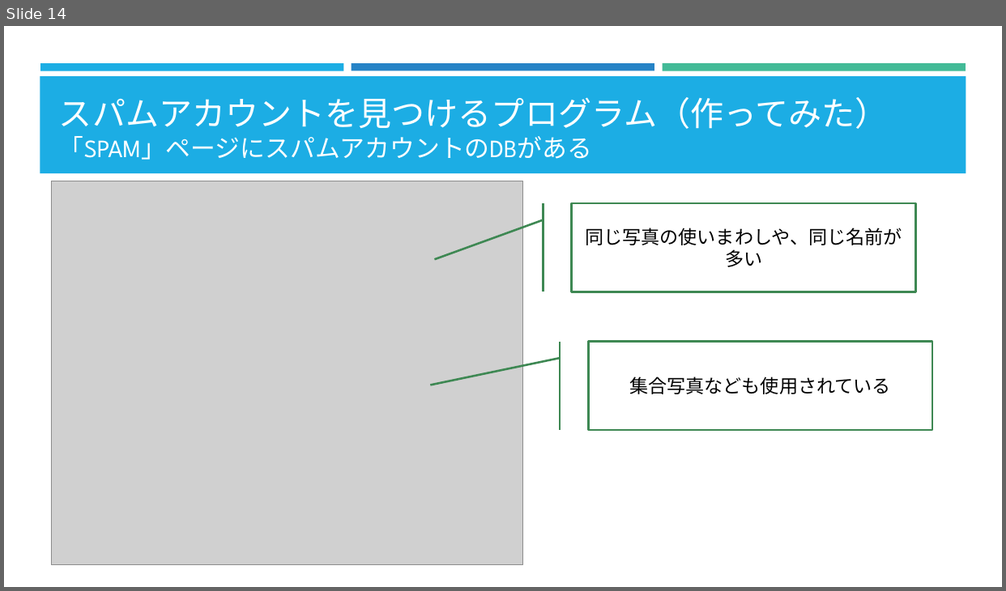
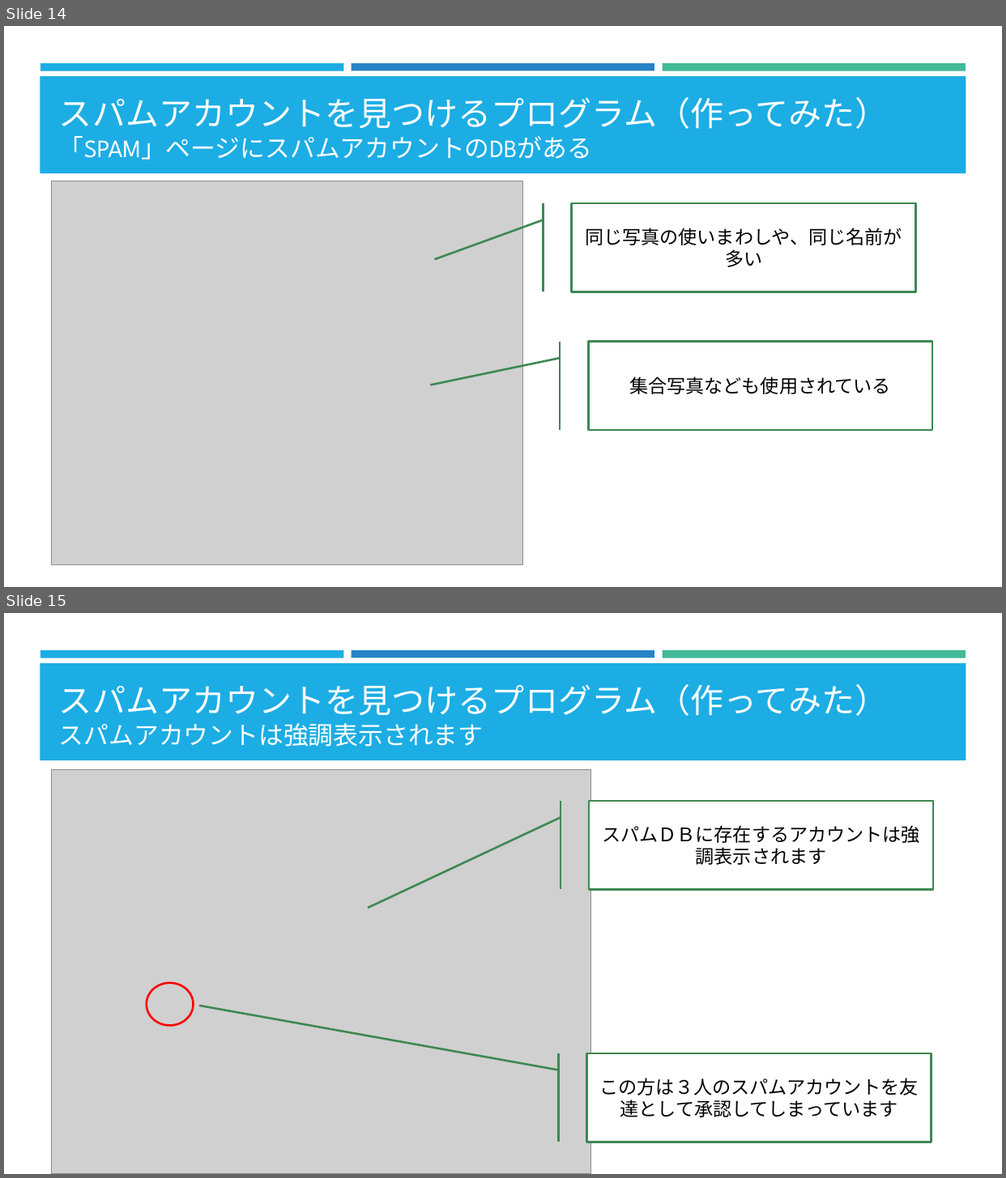
Before and after one commit to furuya02/secpolo, a slide deck: doc/secpolo2013.07.20.pptx. Shown one above the other, each under a label of ours: slide 14 before the commit, slides 14 and 15 after it. The pictures are 1006x591 and 1006x1178 pixels, drawn with LibreOffice and Linux fonts; fonts in the diff are those of the drawing; grey boxes stand for pictures. Boxes give left, top, right and bottom in pixels: in the first picture for what was removed or moved away, otherwise in the second. Text is boxed around its words. In the diff, an @@ line names an element or a change of style, - is before the commit and + after.

```diff
--- a/doc/secpolo2013.07.20.pptx
+++ b/doc/secpolo2013.07.20.pptx
@@ slide 15 added at (x1=4, y1=613, x2=1002, y2=1174), background #FFFFFF; not listed: 4 template elements that a slide beside it also shows @@
@@ title added at (x1=59, y1=684, x2=889, y2=747), 32 pt, text #FFFFFF @@
+スパムアカウントを見つけるプログラム（作ってみた）
+スパムアカウントは強調表示されます
@@ picture added at (x1=52, y1=769, x2=592, y2=1174) @@
@@ accent border callout added at (x1=590, y1=801, x2=934, y2=889), fill #FFFFFF, outline #3E8853 2 pt, 18 pt, text #000000 @@
+スパムＤＢに存在するアカウントは強調表示されます
@@ ellipse added at (x1=147, y1=983, x2=193, y2=1025), outline #FF0000 2 pt @@
@@ accent border callout added at (x1=587, y1=1054, x2=931, y2=1142), fill #FFFFFF, outline #3E8853 2 pt, 18 pt, text #000000 @@
+この方は３人のスパムアカウントを友達として承認してしまっています
```
Also in this commit, not shown: 1 other slide added.
